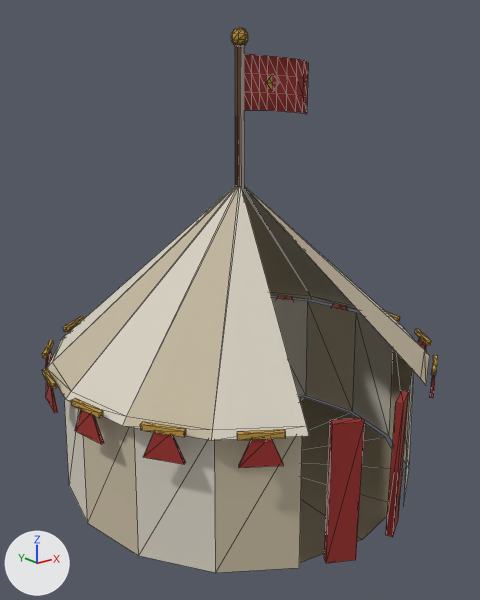
One commit to the glTF model godot/client/assets/art/props/shatro.glb: the scene before it, then after it.
Both versions are drawn from a 50 mm camera at (-4.88, -6.1, 4.65) aimed at (-0.06, -0.08, 2.24). The axes (+X, +Y, +Z) are drawn at lower left. The lights are the same throughout. The older version comes first. Mesh edges are drawn as thin lines. Vertices at exactly the same position are counted once.

Names of what the first picture shows: 'shatro'.
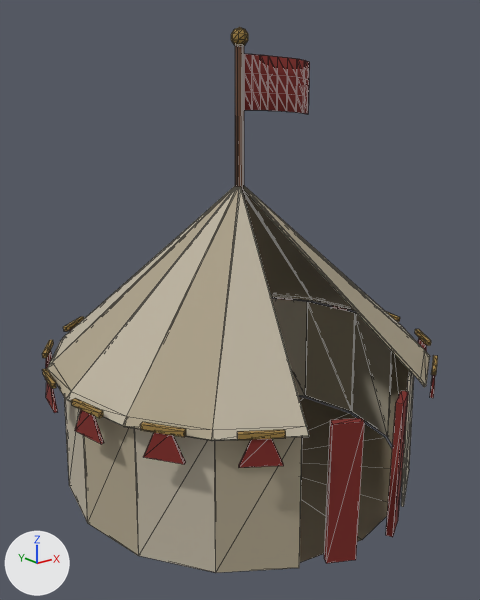
What the commit changed:
me_shatro is used by ob_shatro; location (0.0, 0.0, 0.0).
me_shatro had 422 vertices, 604 faces and spanned x -2.38..2.38, y -2.31..2.38, z 0.0..5.32.
me_shatro now has 598 vertices, 1060 faces and spans x -2.38..2.38, y -2.31..2.38, z 0.0..5.32.
Part 1, on me_shatro:
166 vertices are added at x -2.31..2.31, y -2.14..2.31, z 0.0..5.05.
5 new vertices lie (0.0, 0.0, -0.2) away from vertices in x 0.18..0.93, y -0.08..0.0, z 5.0..5.05.
5 new vertices lie (0.0, 0.0, -0.2) away from vertices in x 0.18..0.93, y -0.08..0.0, z 4.8..4.85.
456 new faces join them.
me_shatro part 2: 584 kept faces spanning x -2.38..2.38, y -2.31..2.38, z 0.0..5.32 get new vertex colours.

Where the change shows, as pixel boxes (x1, y1, x2, y2) in the pictures (480 x 600 px):
part 1 of me_shatro, added
    after: (66, 54, 426, 507)
part 2 of me_shatro, recoloured
    both: (42, 27, 438, 573)
